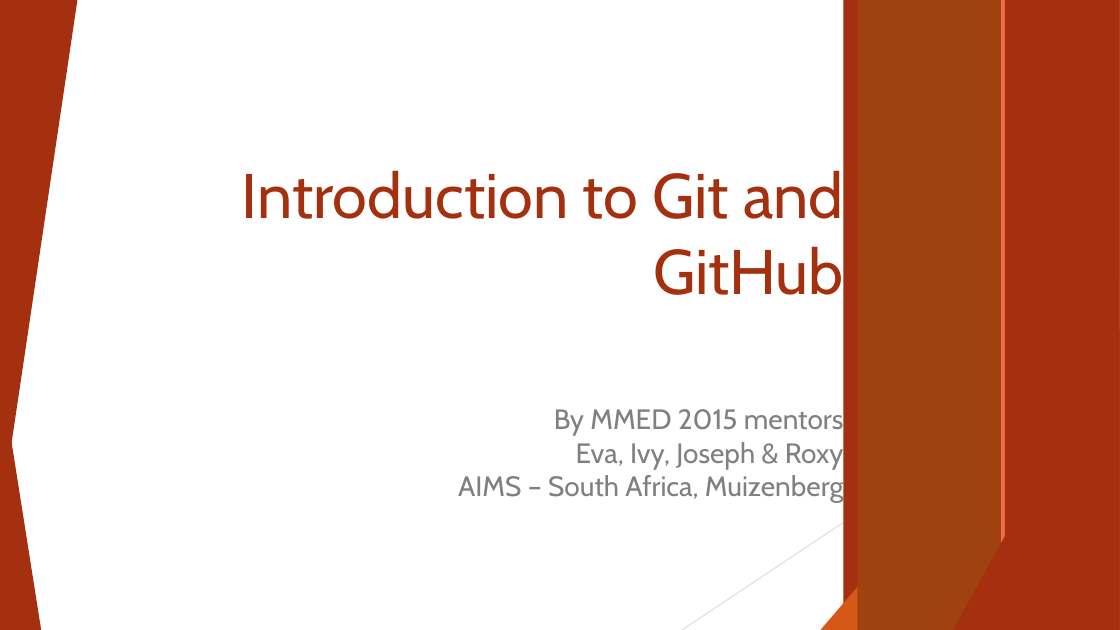
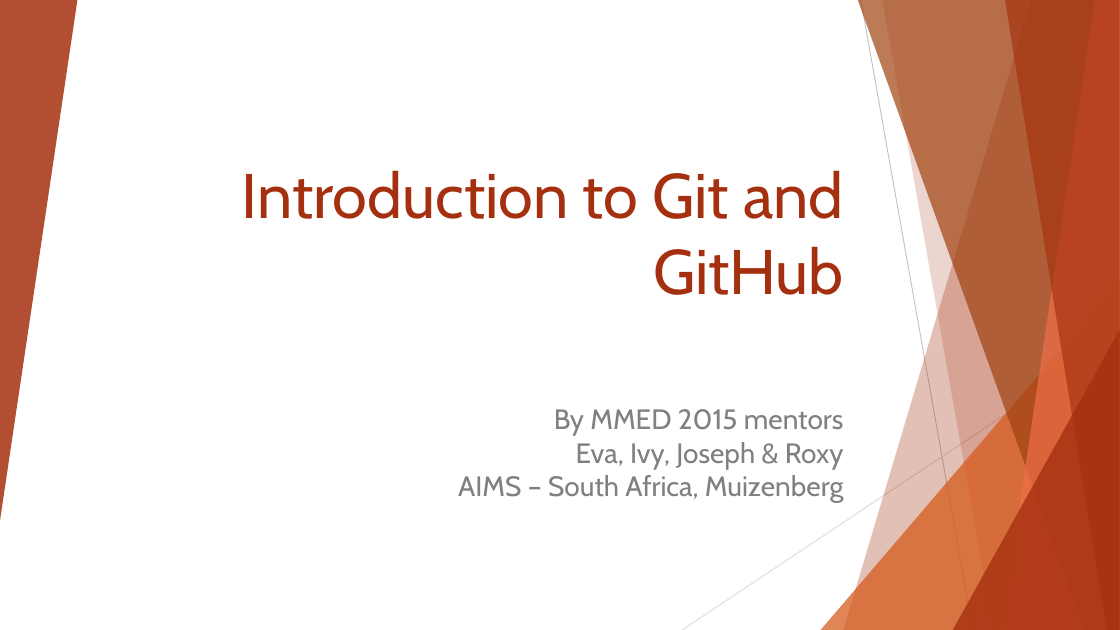
Before and after one commit to ICI3D/Sandbox, a slide deck: slide 1 of IntroToGitHub&SmartGit-v3.1.pptx. Drawn at 1120x630 pixels with LibreOffice and Linux fonts; fonts in the diff are those of the drawing. Boxes give left, top, right and bottom in pixels: in the first picture for what was removed or moved away, otherwise in the second. Text is boxed around its words. In the diff, an @@ line names an element or a change of style, - is before the commit and + after.

```diff
--- a/IntroToGitHub&SmartGit-v3.1.pptx
+++ b/IntroToGitHub&SmartGit-v3.1.pptx
@@ triangle at <box>0,0,77,521</box>: fill #A5300F to #A5300F at 85% opacity @@
@@ rectangle removed at <box>844,0,1120,630</box> @@
@@ rectangle removed at <box>858,0,1120,630</box> @@
@@ line (861, 0) - (973, 630): stroke #BFBFBF 0.74 pt to #BFBFBF 0.75 pt @@
@@ rectangle removed at <box>882,0,1120,630</box> @@
@@ rectangle removed at <box>1002,0,1120,630</box> @@
@@ rectangle removed at <box>1005,0,1120,630</box> @@
@@ group added at <box>844,0,1120,630</box>: 5 freeform shapes @@
@@ triangle at <box>821,280,1120,630</box>: fill #D55816 to #D55816 at 72% opacity @@
@@ line (1120, 339) - (682, 630): stroke #D9D9D9 0.74 pt to #D9D9D9 0.75 pt @@
@@ triangle at <box>953,330,1120,630</box>: fill #A5300F to #A5300F at 80% opacity @@
@@ triangle removed at <box>0,369,41,630</box> @@
```
Also in this commit, not shown: 18 other slides changed.
